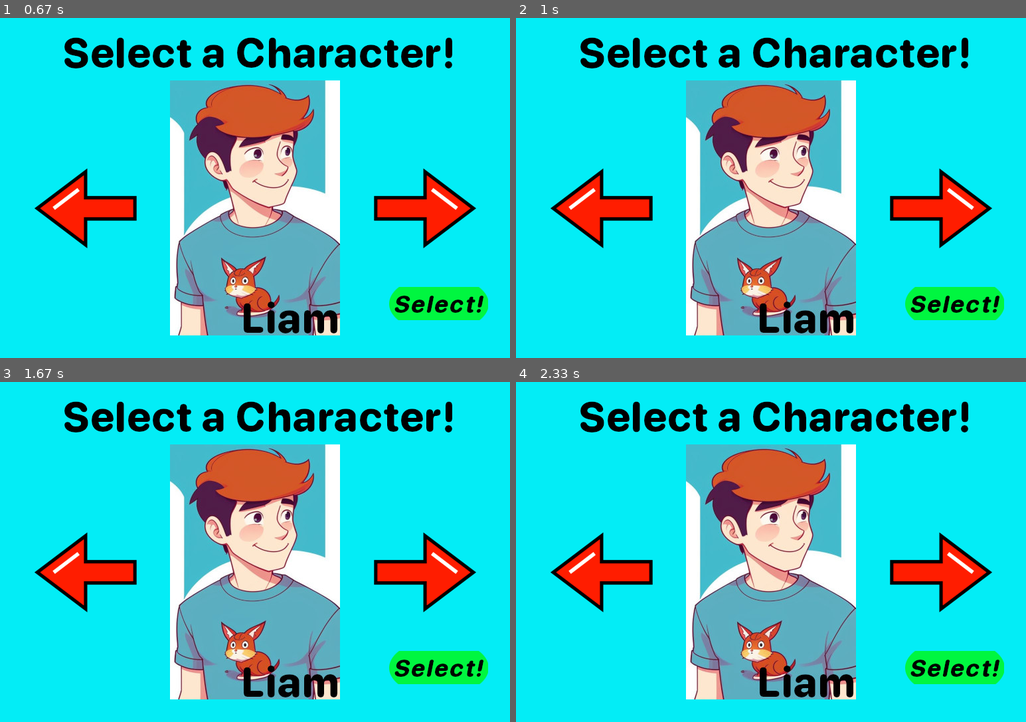
Above: before the commit, frames 1-4 (two rows, left to right).
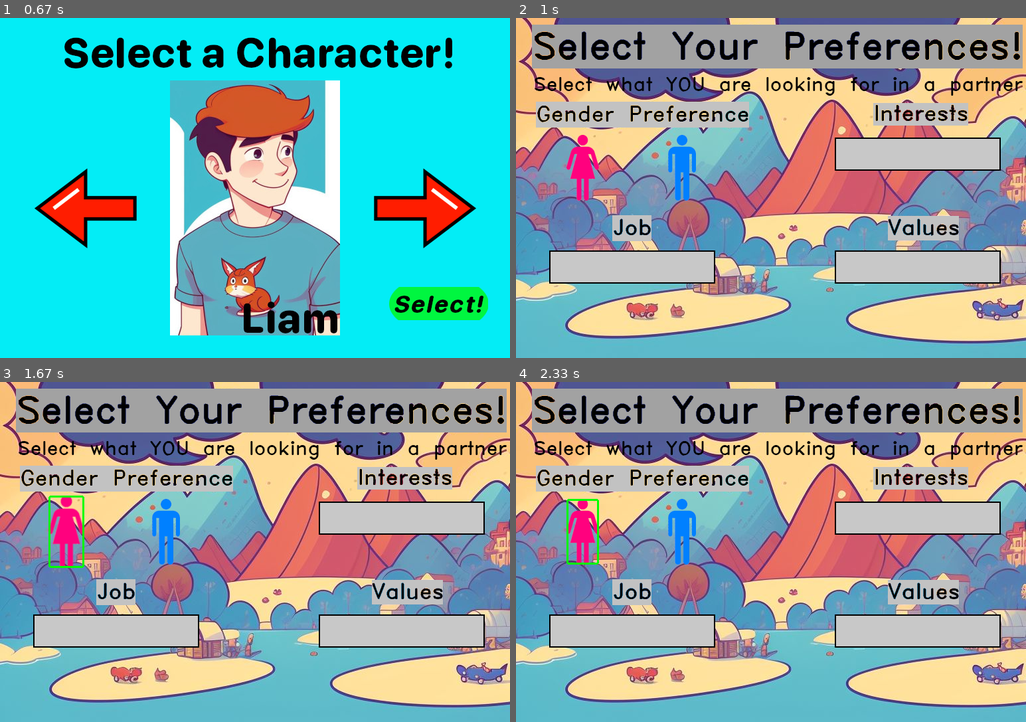
Above: after the commit, the same moments.

Repository: Robro1878/Are_You_The_One
Game: pygame game, started from Are_you_the_one.py
Same seed, same stepped clock (60 frames per second), same inputs: the game is played once before the commit and once after it.
Inputs (mouse positions are in pixels of both pictures, inside the frame that each line leads up to):
- Up to frame 1 (0.67 s): press the mouse at (453, 273) at 0.37 s; move the mouse to (275, 205) at 0.47 s; release the mouse at (96, 137) at 0.6 s
- Up to frame 2 (1 s): press the mouse at (954, 303) at 0.7 s; move the mouse to (771, 293) at 0.8 s; release the mouse at (592, 286) at 0.93 s
- Up to frame 3 (1.67 s): press the mouse at (168, 531) at 1.03 s; move the mouse to (239, 528) at 1.13 s; release the mouse at (316, 528) at 1.27 s; click (66, 531) at 1.38 s
- Up to frame 4 (2.33 s): hold Backspace 1.67-2.13 s; press the mouse at (918, 630) at 2.2 s; move the mouse to (827, 575) at 2.3 s

Frame 1 is identical in both runs. In frame 2, 96% of the frame differs, in the area x 0-100%, y 0-100%; in frame 3, 96%; in frame 4, 96%.

Commit message:
select_preferences screen

Diff:
--- a/Are_you_the_one.py
+++ b/Are_you_the_one.py
@@ -4,6 +4,7 @@
 from startscreen import StartScreen
 from select_character import SelectCharacter
 from CharacterManager import CharacterManager
+from select_preferences import SelectPreferences
 
 class Game:
     def __init__(self):
@@ -18,8 +19,9 @@
         self.characterManager = CharacterManager(C.characters)
         self.startscreen = StartScreen(self.screen, self.gameStateManager)
         self.select_character = SelectCharacter(self.screen, self.gameStateManager, self.characterManager)
+        self.select_preferences = SelectPreferences(self.screen, self.gameStateManager, self.characterManager)
 
-        self.states = {'start': self.startscreen, 'select_character': self.select_character}
+        self.states = {'start': self.startscreen, 'select_character': self.select_character, 'select_preferences': self.select_preferences}
 
     def run(self):
         '''Runs game'''
--- a/CharacterManager.py
+++ b/CharacterManager.py
@@ -4,3 +4,6 @@
 
     def setMainCharacter(self, character: str):
         self.MainCharacter = character
+
+    def getMainCharacter(self):
+        return self.MainCharacter
--- a/constants.py
+++ b/constants.py
@@ -1,3 +1,5 @@
+import pygame
+
 class game:
     screen_width = 768
     screen_height = 512
@@ -14,3 +16,14 @@
     right_arrow_pos = ((game.screen_width//6)*5, game.screen_height//2 + 30)
     character_pos = (game.screen_width//2, game.screen_height//2 + 30)
     select_pos = (660,430)
+
+class SelectPreferences:
+    interests_input_rect = pygame.Rect(480,180, 250,50)
+    job_input_rect = pygame.Rect(50,350, 250,50)
+    values_input_rect = pygame.Rect(480,350, 250, 50)
+
+    male_symbol_pos = (250,225)
+    female_symbol_pos = (100, 225)
+
+class Colors:
+    green = (0, 255, 0)
--- a/images.py
+++ b/images.py
@@ -17,6 +17,12 @@
     select = pygame.image.load("images/Select_button.png")
     select_scaled = pygame.image.load("images/Select_button_scaled.png")
 
+class SelectPreferences:
+    background = pygame.image.load("images/select_preferences.png")
+    male_symbol = pygame.image.load("images/male_symbol.png")
+    male_symbol_scaled = pygame.image.load("images/male_symbol_scaled.png")
+    female_symbol = pygame.image.load("images/female_symbol.png")
+    female_symbol_scaled = pygame.image.load("images/female_symbol_scaled.png")
 class Characters:
     Liam = pygame.image.load("images/characters/Liam.jpg")
     Ben = pygame.image.load("images/characters/Ben.jpg")
--- a/select_character.py
+++ b/select_character.py
@@ -51,7 +51,6 @@
 
     def run(self, events):
         '''Run select character screen'''
-        # Blit the background onto the screen
         for event in events:
             if event.type == pygame.MOUSEMOTION:
                 #check if mouse is in button area
@@ -82,6 +81,7 @@
                     self.current_character_idx = (self.current_character_idx - 1) % len(self.character_list)
                 if self.select_rect.collidepoint(event.pos):
                     self.characterManager.setMainCharacter(self.character_list[self.current_character_idx][0])
+                    self.gameStateManager.setState('select_preferences')
 
         self.screen.blit(self.background, (0, 0))
 
--- /dev/null
+++ b/select_preferences.py
@@ -0,0 +1,65 @@
+from text_input_field import Text_Input_Field
+import images
+import pygame
+from constants import SelectPreferences as C
+from constants import Colors
+
+
+class SelectPreferences:
+    def __init__(self, screen, gameStateManager, characterManager):
+        self.screen = screen
+        self.gameStateManager = gameStateManager
+        self.characterManager = characterManager
+        self.interests_input = Text_Input_Field(self.screen, 30, C.interests_input_rect)
+        self.job_input = Text_Input_Field(self.screen, 30, C.job_input_rect)
+        self.values_input = Text_Input_Field(self.screen, 30, C.values_input_rect)
+        self.text_inputs = [self.interests_input,self.job_input,self.values_input]
+        self.background = images.SelectPreferences.background
+
+        self.male_symbol = images.SelectPreferences.male_symbol
+        self.female_symbol = images.SelectPreferences.female_symbol
+        self.male_symbol_rect = self.male_symbol.get_rect()
+        self.female_symbol_rect = self.female_symbol.get_rect()
+        self.male_symbol_rect.center = C.male_symbol_pos
+        self.female_symbol_rect.center = C.female_symbol_pos
+
+        self.selected_gender = None
+
+    def run(self, events):
+
+        for event in events:
+            if event.type == pygame.MOUSEMOTION:
+                #check if mouse is in button area
+                if self.male_symbol_rect.collidepoint(event.pos):
+                    self.male_symbol = images.SelectPreferences.male_symbol_scaled
+                    self.male_symbol_rect = images.SelectPreferences.male_symbol_scaled.get_rect()
+                elif self.female_symbol_rect.collidepoint(event.pos):
+                    self.female_symbol = images.SelectPreferences.female_symbol_scaled
+                    self.female_symbol_rect = images.SelectPreferences.female_symbol_scaled.get_rect()
+                else:
+                    self.female_symbol = images.SelectPreferences.female_symbol
+                    self.female_symbol_rect = images.SelectPreferences.female_symbol.get_rect()
+                    self.male_symbol = images.SelectPreferences.male_symbol
+                    self.male_symbol_rect = images.SelectPreferences.male_symbol.get_rect()
+                self.female_symbol_rect.center = C.female_symbol_pos
+                self.male_symbol_rect.center = C.male_symbol_pos
+
+            if event.type == pygame.MOUSEBUTTONDOWN:
+                if self.male_symbol_rect.collidepoint(event.pos):
+                    self.selected_gender = 'Male'
+                if self.female_symbol_rect.collidepoint(event.pos):
+                    self.selected_gender = 'Female'
+
+
+
+        self.screen.blit(self.background, (0,0))
+        for text_input in self.text_inputs:
+            text_input.run(events)
+
+        self.screen.blit(self.female_symbol, self.female_symbol_rect)
+        self.screen.blit(self.male_symbol, self.male_symbol_rect)
+
+        if self.selected_gender == 'Male':
+            pygame.draw.rect(self.screen, Colors.green, self.male_symbol_rect, 3, 3)
+        elif self.selected_gender == 'Female':
+            pygame.draw.rect(self.screen, Colors.green, self.female_symbol_rect, 3, 3)
--- a/text_input_field.py
+++ b/text_input_field.py
@@ -1,57 +1,42 @@
 import pygame
 import sys
 
-# Initialize Pygame
-pygame.init()
+class Text_Input_Field:
+    def __init__(self, screen, fontsize:int, rect:pygame.Rect):
+        self.font = pygame.font.SysFont(None, fontsize)
+        self.rect = rect
+        self.screen = screen
 
-# Set up display
-WIDTH, HEIGHT = 400, 300
-screen = pygame.display.set_mode((WIDTH, HEIGHT))
-pygame.display.set_caption("Text Input Field")
+        # Colors
+        self.WHITE = (255, 255, 255)
+        self.BLACK = (0, 0, 0)
+        self.GRAY = (200, 200, 200)
 
-# Colors
-WHITE = (255, 255, 255)
-BLACK = (0, 0, 0)
-GRAY = (200, 200, 200)
+        # Text input field
+        self.text = ""
+        self.active = False
 
-# Fonts
-font = pygame.font.SysFont(None, 24)
+    def run(self, events):
 
-# Text input field
-text = ""
-input_rect = pygame.Rect(100, 100, 200, 30)
-active = False
+        for event in events:
+            if event.type == pygame.MOUSEBUTTONDOWN:
+                if self.rect.collidepoint(event.pos):
+                    self.active = not self.active
+                else:
+                    self.active = False
+            elif event.type == pygame.KEYDOWN:
+                if self.active:
+                    if event.key == pygame.K_BACKSPACE:
+                        self.text = self.text[:-1]
+                    else:
+                        self.text += event.unicode
 
-# Main loop
-running = True
-while running:
-    for event in pygame.event.get():
-        if event.type == pygame.QUIT:
-            running = False
-        elif event.type == pygame.MOUSEBUTTONDOWN:
-            if input_rect.collidepoint(event.pos):
-                active = not active
-            else:
-                active = False
-        elif event.type == pygame.KEYDOWN:
-            if active:
-                if event.key == pygame.K_BACKSPACE:
-                    text = text[:-1]
-                else:
-                    text += event.unicode
+        # Fill the screen
+        # Draw text input field
+        pygame.draw.rect(self.screen, self.GRAY, self.rect)
+        pygame.draw.rect(self.screen, self.BLACK, self.rect, 2)
+        input_text = self.font.render(self.text, True, self.BLACK)
+        self.screen.blit(input_text, self.rect.move(5, 5))
 
-    # Fill the screen
-    screen.fill(WHITE)
-
-    # Draw text input field
-    pygame.draw.rect(screen, GRAY, input_rect)
-    pygame.draw.rect(screen, BLACK, input_rect, 2)
-    input_text = font.render(text, True, BLACK)
-    screen.blit(input_text, input_rect.move(5, 5))
-
-    # Update the display
-    pygame.display.flip()
-
-# Quit Pygame
-pygame.quit()
-sys.exit()
+    def get_input(self):
+        return self.text
Binary file added: images/female_symbol.png
Binary file added: images/female_symbol_scaled.png
Binary file added: images/male_symbol.png
Binary file added: images/male_symbol_scaled.png
Binary file added: images/select_preferences.png
